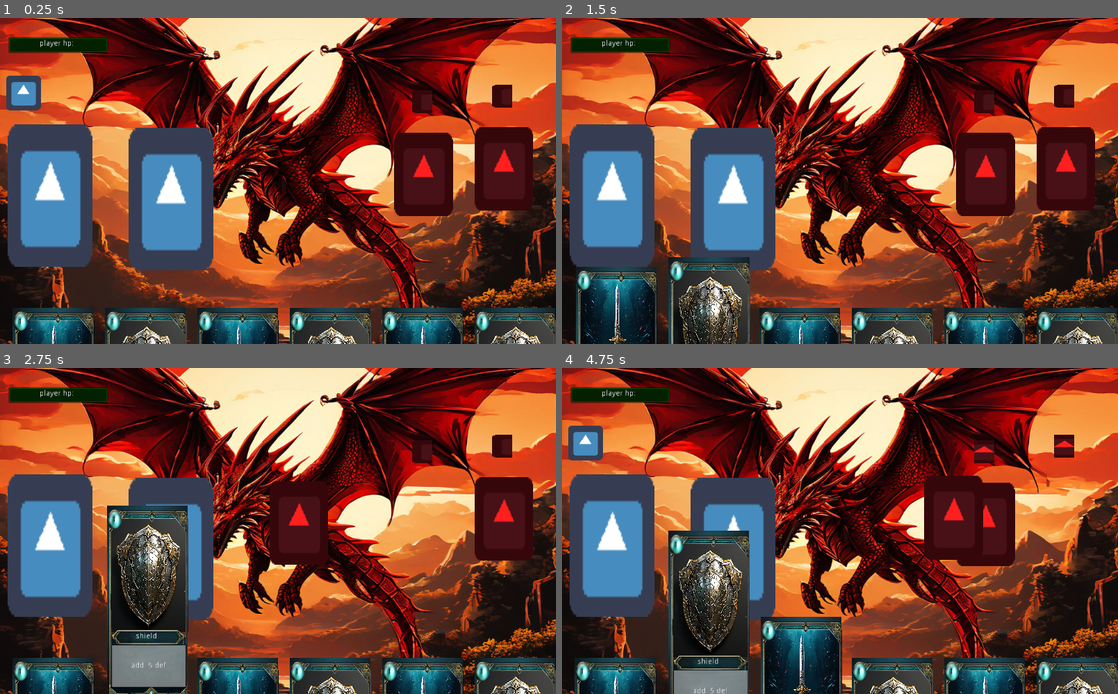
Above: before the commit, frames 1-4 (two rows, left to right).
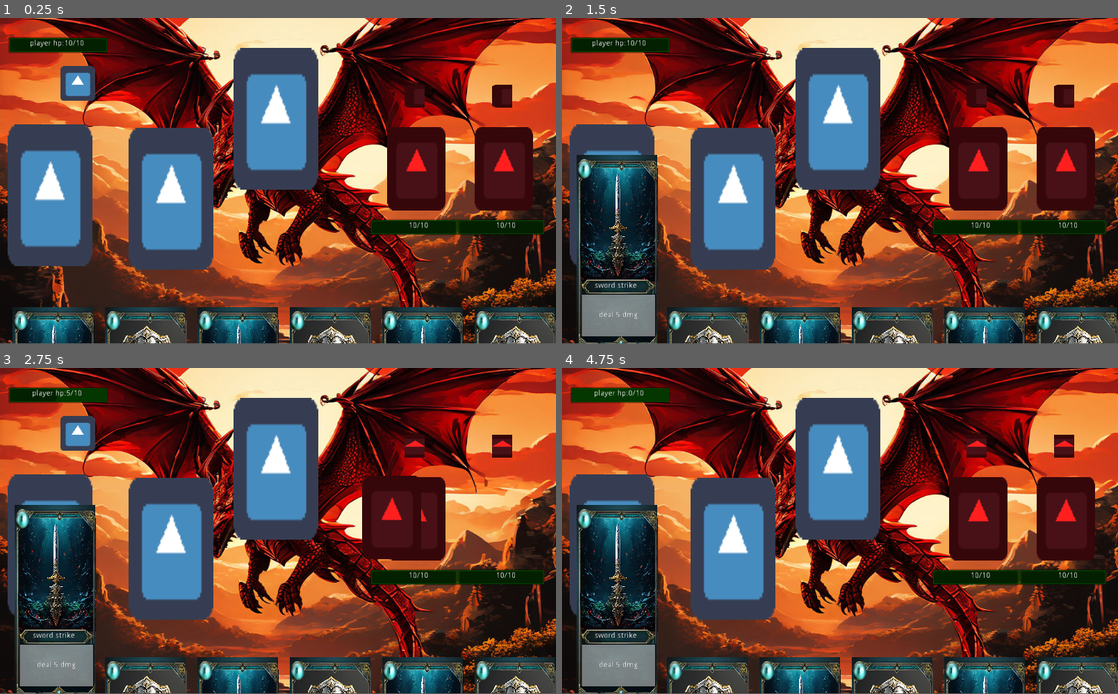
Above: after the commit, the same moments.

Repository: yoel123/yoel-card-game-or-rouglike-deckbuilder-framework
Game: Godot game, scene res://scenes/combat_screen.tscn
The game is run twice, just before and just after one commit, with the same random seed, the same clock (stepped at 60 frames per second) and the same inputs. The engine's default icon, where the game draws it, is replaced by a stand-in: a white triangle on a blue panel in a dark square.
Inputs (mouse positions are in pixels of both pictures, inside the frame that each line leads up to; where the layout moved, square brackets give the same spot in the first picture):
- Up to frame 1 (0.25 s): no input
- Up to frame 2 (1.5 s): click (639, 83) [584, 92] at 0.5 s; tap Enter at 1.25 s; drag from (612, 194) to (984, 174) at 1.27 s
- Up to frame 3 (2.75 s): drag from (172, 547) to (422, 524) at 2.02 s
- Up to frame 4 (4.75 s): click (639, 433) at 2.77 s; tap Space at 3.5 s; move the mouse to (984, 524) at 3.52 s; click (984, 524) at 3.6 s; tap Enter at 4.25 s; drag from (1062, 521) to (734, 547) at 4.27 s
The window is 800x469 before the commit and 800x468 after it. Grey fills any space a smaller window leaves; there, only what the larger window draws over its background counts as a difference.

The runs differ from the first frame. In frame 1, 18% of the frame differs, in the area x 0-100%, y 6-100%; in frame 2, 27%; in frame 3, 38%; in frame 4, 37%.

Commit message:
smal fixes

Diff:
--- a/project.godot
+++ b/project.godot
@@ -21,6 +21,7 @@
 [display]
 
 window/stretch/mode="2d"
+window/stretch/aspect="keep"
 
 [gui]
 
--- a/scenes/combat_screen.tscn
+++ b/scenes/combat_screen.tscn
@@ -7,7 +7,7 @@
 [ext_resource path="res://imgs/test cards/red-dragon-flight-card--687005249.png" type="Texture" id=5]
 [ext_resource path="res://scenes/enemies/enemy_base.tscn" type="PackedScene" id=6]
 [ext_resource path="res://icon.png" type="Texture" id=7]
-[ext_resource path="res://scenes/player_hp_bar.tscn" type="PackedScene" id=8]
+[ext_resource path="res://scenes/hp_bar.tscn" type="PackedScene" id=8]
 [ext_resource path="res://scenes/combat_manger.tscn" type="PackedScene" id=9]
 
 [node name="combat_screen" type="Node2D"]
@@ -17,6 +17,7 @@
 
 [node name="card_pile" parent="." instance=ExtResource( 1 )]
 position = Vector2( 11, 198 )
+do_card_action_when_droped = false
 card_viewer = NodePath("../cards_viewer")
 
 [node name="cards_viewer" parent="." instance=ExtResource( 3 )]
@@ -24,6 +25,13 @@
 
 [node name="card_pile2" parent="." instance=ExtResource( 1 )]
 position = Vector2( 234, 204 )
+do_card_action_when_droped = false
+card_viewer = NodePath("../cards_viewer")
+click_do_action = "open_card_viewer"
+
+[node name="card_pile3" parent="." instance=ExtResource( 1 )]
+position = Vector2( 427, 57 )
+show_top_card = true
 card_viewer = NodePath("../cards_viewer")
 click_do_action = "open_card_viewer"
 
@@ -31,18 +39,21 @@
 position = Vector2( 512, 314 )
 z_index = -1
 texture = ExtResource( 5 )
+__meta__ = {
+"_edit_lock_": true
+}
 
 [node name="enemy_base" parent="." instance=ExtResource( 6 )]
-position = Vector2( 723, 213 )
+position = Vector2( 710, 203 )
 
 [node name="enemy_base2" parent="." instance=ExtResource( 6 )]
 position = Vector2( 871, 203 )
 
 [node name="pass_turn_btn" type="TextureButton" parent="."]
-margin_left = 11.0
-margin_top = 106.0
-margin_right = 75.0
-margin_bottom = 170.0
+margin_left = 111.0
+margin_top = 89.0
+margin_right = 175.0
+margin_bottom = 153.0
 texture_normal = ExtResource( 7 )
 texture_pressed = ExtResource( 7 )
 
--- a/scenes/enemies/enemy_base.tscn
+++ b/scenes/enemies/enemy_base.tscn
@@ -1,7 +1,8 @@
-[gd_scene load_steps=6 format=2]
+[gd_scene load_steps=7 format=2]
 
 [ext_resource path="res://icon.png" type="Texture" id=1]
 [ext_resource path="res://scripts/enemies/enemy_base.gd" type="Script" id=2]
+[ext_resource path="res://scenes/hp_bar.tscn" type="PackedScene" id=3]
 
 [sub_resource type="RectangleShape2D" id=1]
 extents = Vector2( 51, 69.5 )
@@ -62,3 +63,9 @@
 [node name="AnimationPlayer" type="AnimationPlayer" parent="."]
 anims/RESET = SubResource( 2 )
 anims/attack = SubResource( 3 )
+
+[node name="hp_bar" parent="." instance=ExtResource( 3 )]
+margin_left = -29.0
+margin_top = 168.0
+margin_right = 133.0
+margin_bottom = 198.0
--- a/scenes/player_hp_bar.tscn
+++ b/scenes/hp_bar.tscn
@@ -1,6 +1,6 @@
 [gd_scene format=2]
 
-[node name="player_hp" type="ProgressBar"]
+[node name="hp_bar" type="ProgressBar"]
 self_modulate = Color( 0.0784314, 1, 0, 1 )
 margin_left = 15.0
 margin_top = 35.0
--- a/scripts/card_pile.gd
+++ b/scripts/card_pile.gd
@@ -29,6 +29,7 @@
 
 
 func _ready():
+
 	if card_viewer: card_viewer = get_node(card_viewer)
 
 	$Area2D.connect("mouse_entered", self, "set", ["has_mouse_focus", true])
--- a/scripts/cards/card.gd
+++ b/scripts/cards/card.gd
@@ -96,6 +96,7 @@
 func hover_do(event):
 	if view_only:return #no animation in view only mode
 	if dragging && can_drag:return
+	if Global.selected_card:return #when you drag any card dont do hover anim
 	if !is_in_hand:return #dont do effects if not in hand
 	if event is InputEventMouseMotion:
 		var hover_sprite = $MarginContainer.get_rect().has_point(to_local(event.position))
@@ -103,10 +104,12 @@
 			$"card_container/highlight".visible = true
 			if is_in_hand && !mouse_hoverd: $AnimationPlayer.play("selected")
 			mouse_hoverd = true
+			$card_container.z_index = 99999999
 		else:
 			$"card_container/highlight".visible = false
 			if mouse_hoverd:$AnimationPlayer.play("deselected")
 			mouse_hoverd = false
+			$card_container.z_index = 0
 	pass
 #end hover_do
 
@@ -172,9 +175,11 @@
 		if  event.button_index == BUTTON_LEFT && event.pressed:
 			dragging = true
 			Global.selected_card = self
+			self.z_index = 99999999
 		elif(event.button_index == BUTTON_LEFT and not event.pressed) :
 			if dragging: released = true
 			dragging = false
 			Global.selected_card = null
+			self.z_index = 0
 
 #end _input
--- a/scripts/cards_viewer.gd
+++ b/scripts/cards_viewer.gd
@@ -15,9 +15,15 @@
 
 
 func _process(delta):
-	if !visible:remove_all_cards()
+	visable_handle(delta)
 	pass
 
+func visable_handle(delta):
+	if !visible:
+		remove_all_cards()
+		Global.combat_screen.screen = "main"
+	else:Global.combat_screen.screen = "card_viewer"
+	pass#end visable_handle
 
 func add_cards():
 	if cards.size() ==0:return
@@ -75,11 +81,13 @@
 
 
 func _on_scroll_up_pressed():
+	if Global.combat_screen.screen != "card_viewer":return
 	scroll_y_do(-170)
 	pass # Replace with function body.
 
 
 func _on_scroll_down_pressed():
+	if Global.combat_screen.screen != "card_viewer":return
 	scroll_y_do(170)
 	pass # Replace with function body.
 
--- a/scripts/combat_screen.gd
+++ b/scripts/combat_screen.gd
@@ -1,15 +1,18 @@
 extends Node2D
 
+var screen = "main"
 
 var combat_manger
 var pass_turn_btn
-
+var player_hpbar
 func _ready():
 	combat_manger = $combat_manger
 	var hand = $hand
 	combat_manger.init_player_stats()
 	Global.combat_screen = self
 	pass_turn_btn = $pass_turn_btn
+	player_hpbar = $player_hp
+	Global.player_take_dmg(0) #init hpbar label
 	hand.add_card(add_card_by_name("sword_strike"))
 	hand.add_card(add_card_by_name("shield"))
 
@@ -36,6 +39,8 @@
 
 func _on_pass_turn_btn_pressed():
 
+	if screen !="main":return #only do click in main screen
+
 	if combat_manger.player_turn:
 		print("pass_turn")
 		pass_turn_btn.visible = false
--- a/scripts/enemies/enemy_base.gd
+++ b/scripts/enemies/enemy_base.gd
@@ -3,6 +3,7 @@
 var debug_tag = "enemy_base.gd:  "
 
 var hp = 10
+var max_hp = 10
 var is_dead
 var is_turn #= true
 var did_turn
@@ -12,16 +13,18 @@
 
 var combat_stats
 
-var delay_timer=2
-var delay_timer_max=2
+var delay_timer=1
+var delay_timer_max=1
 
 
 func _ready():
-	can_drop_cards = false
-	can_add_cards = false
+	can_drop_cards = false #cant drop a card on this pile
+	can_add_cards = false #cant add cards to this pile
+	#can only target this pile with cards
 	add_to_group("enemy")
 	combat_stats = Global.gen_combat_stats_obj()
 	#print(debug_tag,combat_stats)
+	set_hp_bar()
 	._ready()
 	pass
 #end _ready
@@ -39,11 +42,14 @@
 	if hp<=0:is_dead =true
 	print(debug_tag,hp,"hp")
 	if is_dead:print(debug_tag,"his dead!")
+
+	set_hp_bar()
 	pass
 #end take_dmg
 
 func set_intent():
-
+	if is_dead:return
+	#set a random move intent the enemy is planing to do on his turn
 	var moves_len = turn_moves.size()
 	intent = randi() % moves_len
 	$intent_sprite.frame = intent
@@ -53,17 +59,26 @@
 
 func do_move(delta):
 	if !is_turn:return
+	if is_dead:
+		did_turn_flags_do()#finish turn becuse its dead
+		return
+	#the move the enemy intends to do
 	var move_to_do = turn_moves[intent]
 	#delay_timer
 	delay_timer-=delta
 	if delay_timer>0:return
 	delay_timer = delay_timer_max
+	#do enemy move for his turn
+	do_move_custom(move_to_do)
+	did_turn_flags_do()
+	pass
+#end do_moves
 
-	do_move_custom(move_to_do)
+func did_turn_flags_do():
 	is_turn = false
 	did_turn = true
 	pass
-#end do_moves
+
 func do_move_custom(move_name):
 	if move_name =="atk":deal_dmg(5)
 
@@ -73,7 +88,13 @@
 func deal_dmg(dmg,do_anim=true):
 	if do_anim: $AnimationPlayer.play("attack")
 	yield(get_node("AnimationPlayer"), "animation_finished")
-	Global.player.hp-=dmg
+	Global.player_take_dmg(dmg)
 	print(debug_tag,"player hp",Global.player.hp)
 	pass
 #end deal_dmg
+
+func set_hp_bar():
+	$hp_bar.value = hp
+	$hp_bar.max_value = max_hp
+	$hp_bar.get_node("Label").text = str(hp)+"/"+str(max_hp)
+	pass#end set_hp_bar
--- a/scripts/global.gd
+++ b/scripts/global.gd
@@ -1,4 +1,6 @@
 extends Node
+
+var dragging_a_card
 
 var selected_card
 var player = {"max_hp":10,"hp":10,"energy_max":3}
@@ -9,6 +11,7 @@
 
 var world_map
 var combat_screen
+
 func _ready():
 	pass
 #end _ready
@@ -25,3 +28,11 @@
 
 	pass
 #end gen_combat_stats_obj
+
+
+func player_take_dmg(dmg,type="normal"):
+	player.hp-=dmg
+	combat_screen.player_hpbar.value = player.hp
+	combat_screen.player_hpbar.max_value = player.max_hp
+	combat_screen.player_hpbar.get_node("Label").text = "player hp:"+str(player.hp)+"/"+str( player.max_hp)
+	pass#end player_take_dmg
